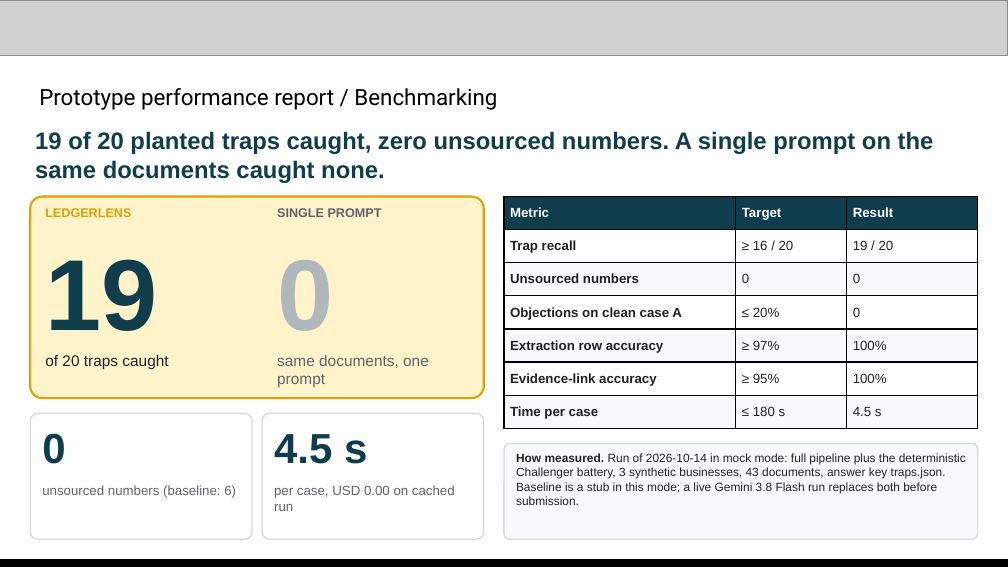
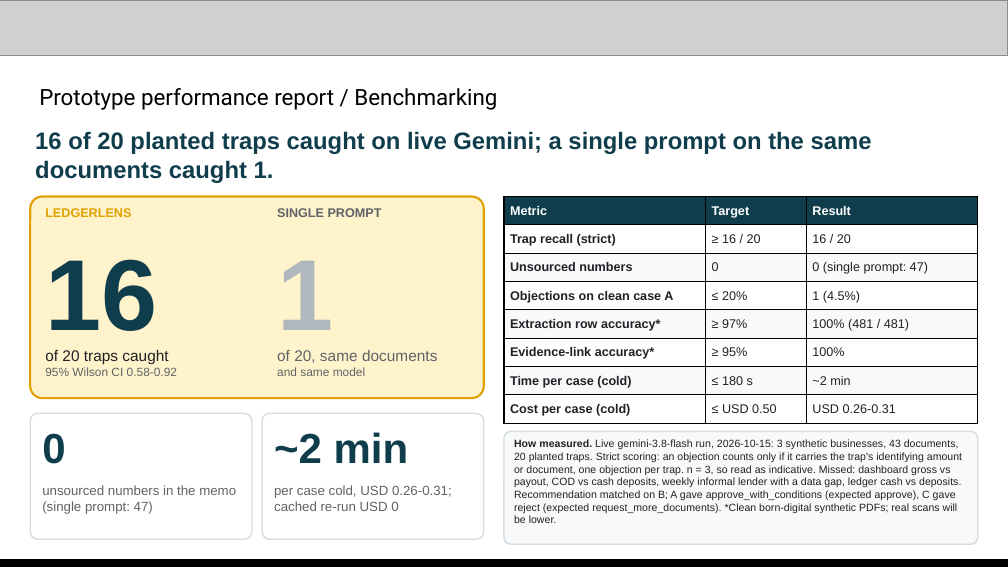
Before and after one commit to changhyeonnam/ghack, a slide deck: slide 12 of presentation/LedgerLens_AI_Builder_Cup_Submission.pptx. Drawn at 1008x567 pixels with LibreOffice and Linux fonts; fonts in the diff are those of the drawing; grey boxes stand for pictures. Boxes give left, top, right and bottom in pixels: in the first picture for what was removed or moved away, otherwise in the second. Text is boxed around its words. In the diff, an @@ line names an element or a change of style, - is before the commit and + after.

Commit message:
Deck and README: live Gemini benchmark numbers, measured cost, link placeholders

```diff
--- a/presentation/LedgerLens_AI_Builder_Cup_Submission.pptx
+++ b/presentation/LedgerLens_AI_Builder_Cup_Submission.pptx
@@ text at (35, 131, 872, 183): text changed @@
-19 of 20 planted traps caught, zero unsourced numbers. A single prompt on the same documents caught none.
+16 of 20 planted traps caught on live Gemini; a single prompt on the same documents caught 1.
@@ table at (504, 197, 978, 423) @@
-row 2: Trap recall | ≥ 16 / 20 | 19 / 20
-row 3: Unsourced numbers | 0 | 0
-row 4: Objections on clean case A | ≤ 20% | 0
-row 5: Extraction row accuracy | ≥ 97% | 100%
-row 6: Evidence-link accuracy | ≥ 95% | 100%
-row 7: Time per case | ≤ 180 s | 4.5 s
+row 2: Trap recall (strict) | ≥ 16 / 20 | 16 / 20
+row 3: Unsourced numbers | 0 | 0 (single prompt: 47)
+row 4: Objections on clean case A | ≤ 20% | 1 (4.5%)
+row 5: Extraction row accuracy* | ≥ 97% | 100% (481 / 481)
+row 6: Evidence-link accuracy* | ≥ 95% | 100%
+row 7: Time per case (cold) | ≤ 180 s | ~2 min
+row 8: Cost per case (cold) | ≤ USD 0.50 | USD 0.26-0.31
@@ text at (45, 259, 157, 331): text changed @@
-19
+16
@@ text at (277, 261, 333, 330): text changed @@
-0
+1
@@ text at (277, 350, 437, 363): text changed @@
-same documents, one prompt
+of 20, same documents
+and same model
@@ text at (45, 367, 177, 376): paragraph added @@
+95% Wilson CI 0.58-0.92
@@ text at (274, 432, 409, 463): text changed @@
-4.5 s
+~2 min
@@ rounded rectangle: place and size @@
-rounded rectangle at (504, 444, 978, 539)
+rounded rectangle at (504, 431, 978, 544)
@@ text at (514, 439, 962, 523): text changed; size 8.5 to 7.5 pt @@
-How measured. Run of 2026-10-14 in mock mode: full pipeline plus the deterministic Challenger battery, 3 synthetic businesses, 43 documents, answer key traps.json. Baseline is a stub in this mode; a live Gemini 3.8 Flash run replaces both before submission.
+How measured. Live gemini-3.8-flash run, 2026-10-15: 3 synthetic businesses, 43 documents, 20 planted traps. Strict scoring: an objection counts only if it carries the trap's identifying amount or document, one objection per trap. n = 3, so read as indicative. Missed: dashboard gross vs payout, COD vs cash deposits, weekly informal lender with a data gap, ledger cash vs deposits. Recommendation matched on B; A gave approve_with_conditions (expected approve), C gave reject (expected request_more_documents). *Clean born-digital synthetic PDFs; real scans will be lower.
@@ text at (42, 485, 236, 514): text changed @@
-unsourced numbers (baseline: 6)
+unsourced numbers in the memo (single prompt: 47)
@@ text at (274, 485, 452, 511): text changed @@
-per case, USD 0.00 on cached run
+per case cold, USD 0.26-0.31; cached re-run USD 0
```
Also in this commit, not shown: 6 other slides changed, 14 other files.
